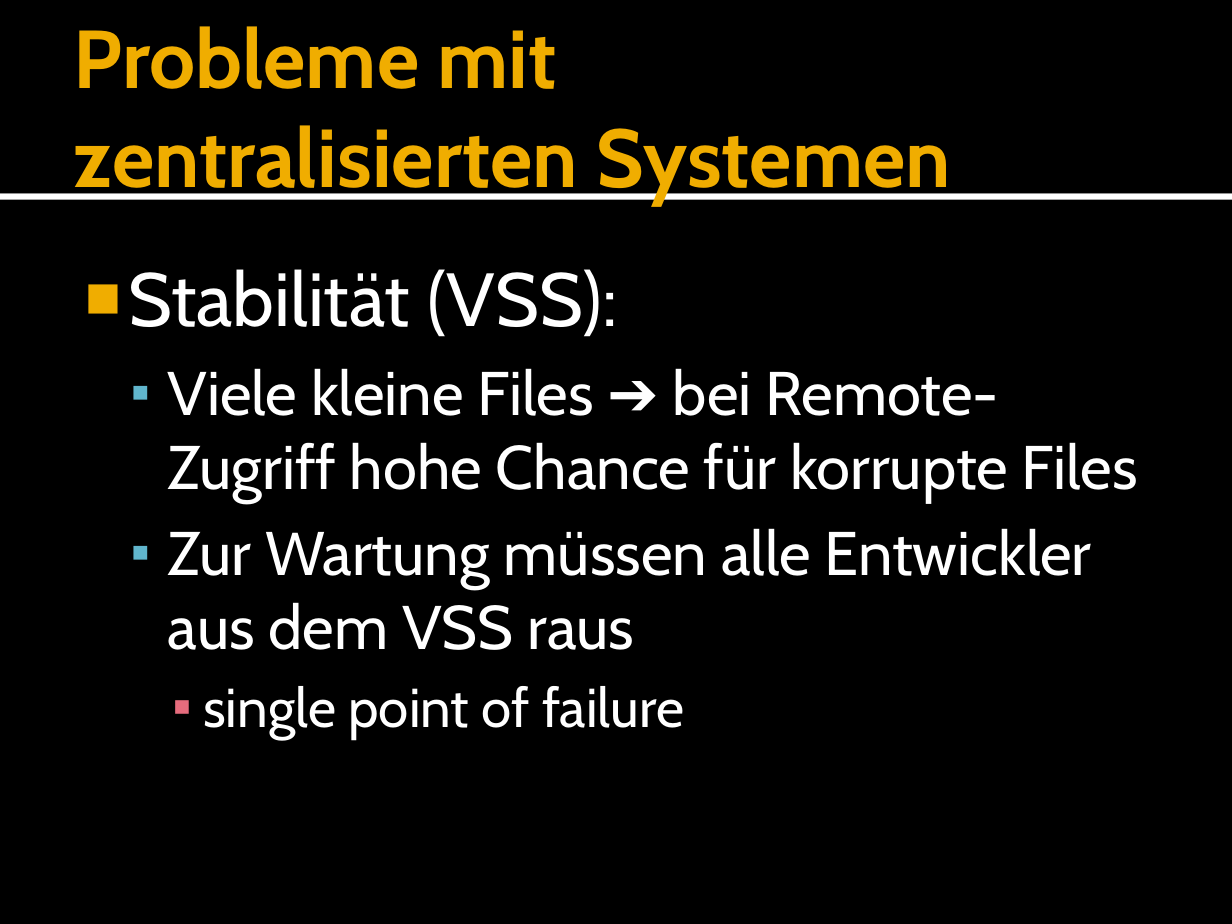
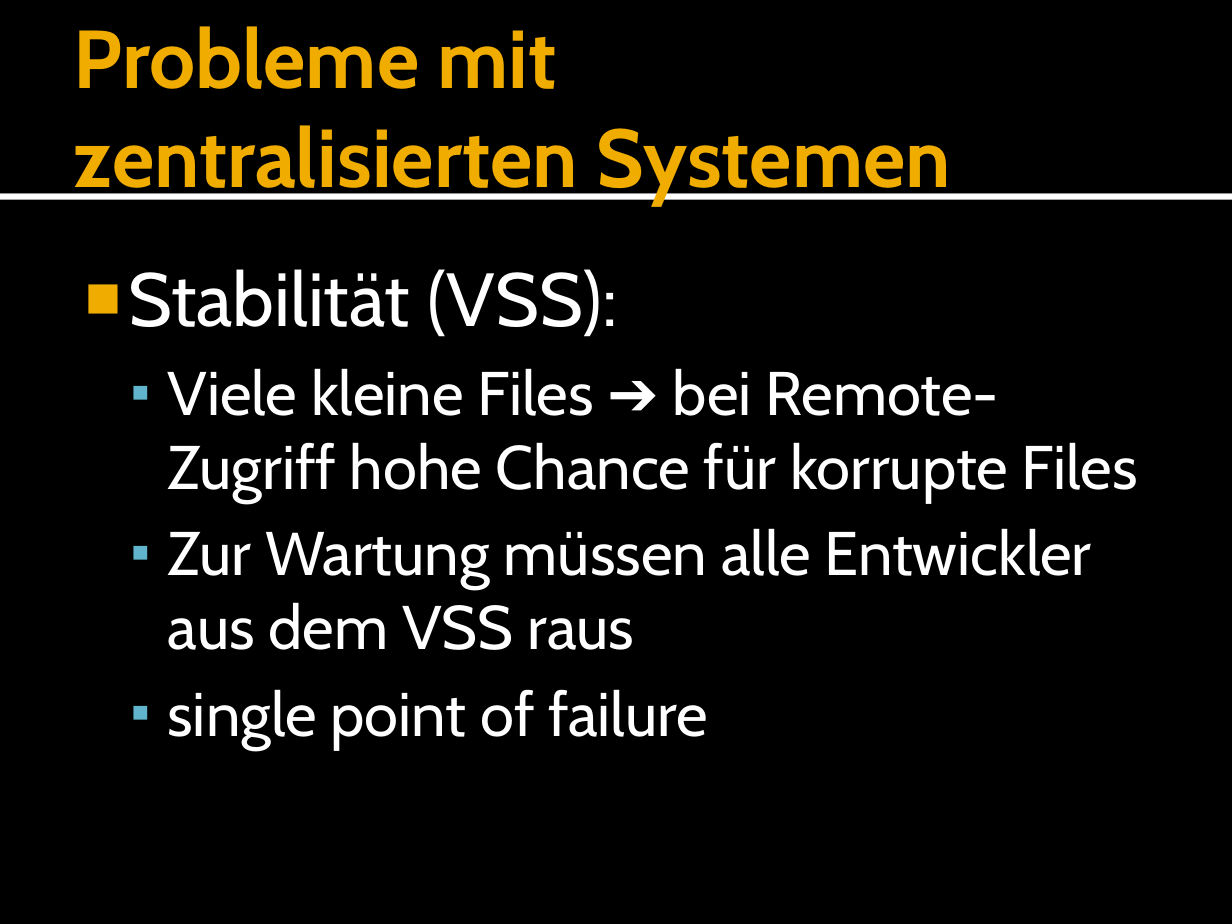
Before and after one commit to forki/GitTalk, a slide deck: slide 8 of GitTalk.pptx. Drawn at 1232x924 pixels with LibreOffice and Linux fonts; fonts in the diff are those of the drawing. Boxes give left, top, right and bottom in pixels: in the first picture for what was removed or moved away, otherwise in the second. Text is boxed around its words. In the diff, an @@ line names an element or a change of style, - is before the commit and + after.

```diff
--- a/GitTalk.pptx
+++ b/GitTalk.pptx
@@ text at (168,689,708,750): size 32 to 36 pt in "single point of failure"; list level 3 to 2 in "single point of failure"; bullet colour #E66C7D to #60B5CC @@
```
Also in this commit, not shown: 3 other slides changed, 1 slide added, 1 other file.
